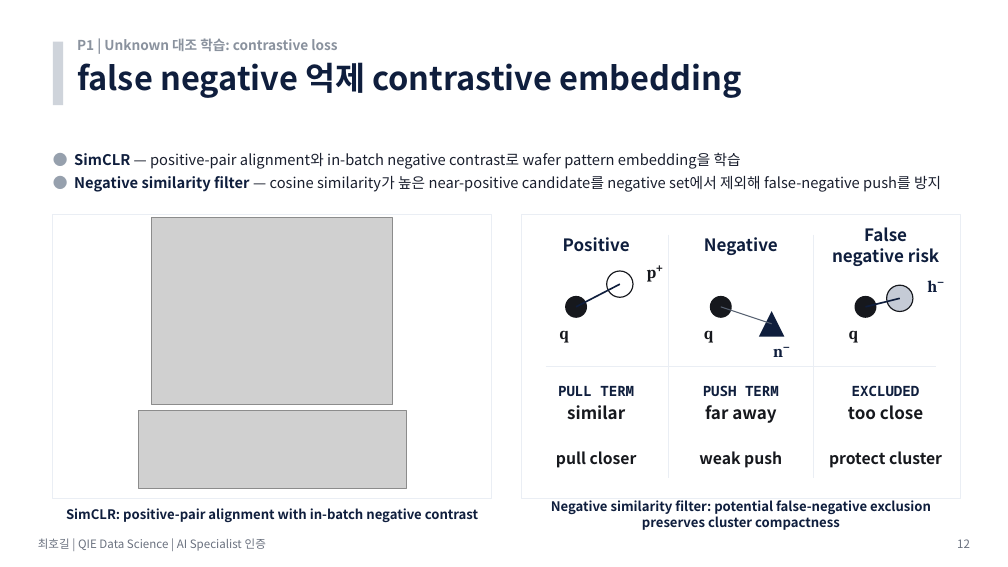
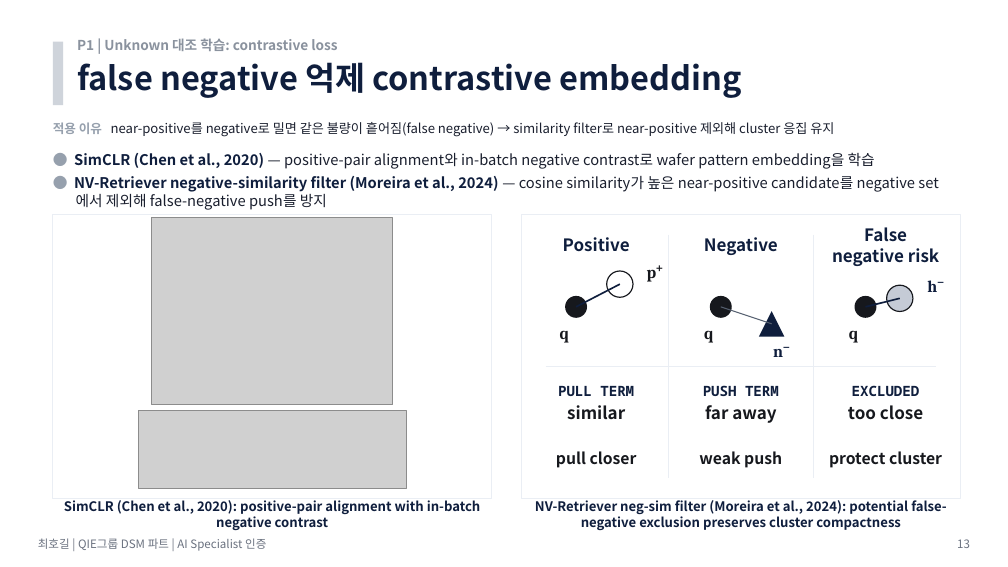
Before and after one commit to hogil/fbm_paper, a slide deck: slide 13 of recommendation/presentation/'26년 AI Specialist 면접 심사 자료_메모리사업부_최호길_평가항목_summary_with_images.pptx (slide 12 before the commit). Drawn at 1008x567 pixels with LibreOffice and Linux fonts; fonts in the diff are those of the drawing; grey boxes stand for pictures. Boxes give left, top, right and bottom in pixels: in the first picture for what was removed or moved away, otherwise in the second. Text is boxed around its words. In the diff, an @@ line names an element or a change of style, - is before the commit and + after.

Commit message:
Sync closing slide tuning wording

```diff
--- a/recommendation/presentation/'26년 AI Specialist 면접 심사 자료_메모리사업부_최호길_평가항목_summary_with_images.pptx
+++ b/recommendation/presentation/'26년 AI Specialist 면접 심사 자료_메모리사업부_최호길_평가항목_summary_with_images.pptx
@@ text added at box(53, 122, 834, 137), 12.5 pt, text #1A1F2E @@
+적용 이유 near-positive를 negative로 밀면 같은 불량이 흩어짐(false negative) → similarity filter로 near-positive 제외해 cluster 응집 유지
@@ text at box(74, 152, 915, 210): text changed @@
-● SimCLR — positive-pair alignment와 in-batch negative contrast로 wafer pattern embedding을 학습
-● Negative similarity filter — cosine similarity가 높은 near-positive candidate를 negative set에서 제외해 false-negative push를 방지
+● SimCLR (Chen et al., 2020) — positive-pair alignment와 in-batch negative contrast로 wafer pattern embedding을 학습
+● NV-Retriever negative-similarity filter (Moreira et al., 2024) — cosine similarity가 높은 near-positive candidate를 negative set에서 제외해 false-negative push를 방지
@@ text at box(64, 500, 481, 530): text changed @@
-SimCLR: positive-pair alignment with in-batch negative contrast
+SimCLR (Chen et al., 2020): positive-pair alignment with in-batch negative contrast
@@ text at box(535, 500, 947, 530): text changed @@
-Negative similarity filter: potential false-negative exclusion preserves cluster compactness
+NV-Retriever neg-sim filter (Moreira et al., 2024): potential false-negative exclusion preserves cluster compactness
@@ text at box(38, 538, 266, 551): text changed @@
-최호길 | QIE Data Science | AI Specialist 인증
+최호길 | QIE그룹 DSM 파트 | AI Specialist 인증
@@ text at box(957, 539, 970, 548): text changed @@
-12
+13
```
Also in this commit, not shown: 22 other slides changed, 5 slides added, 5 slides removed, 2 other files.
